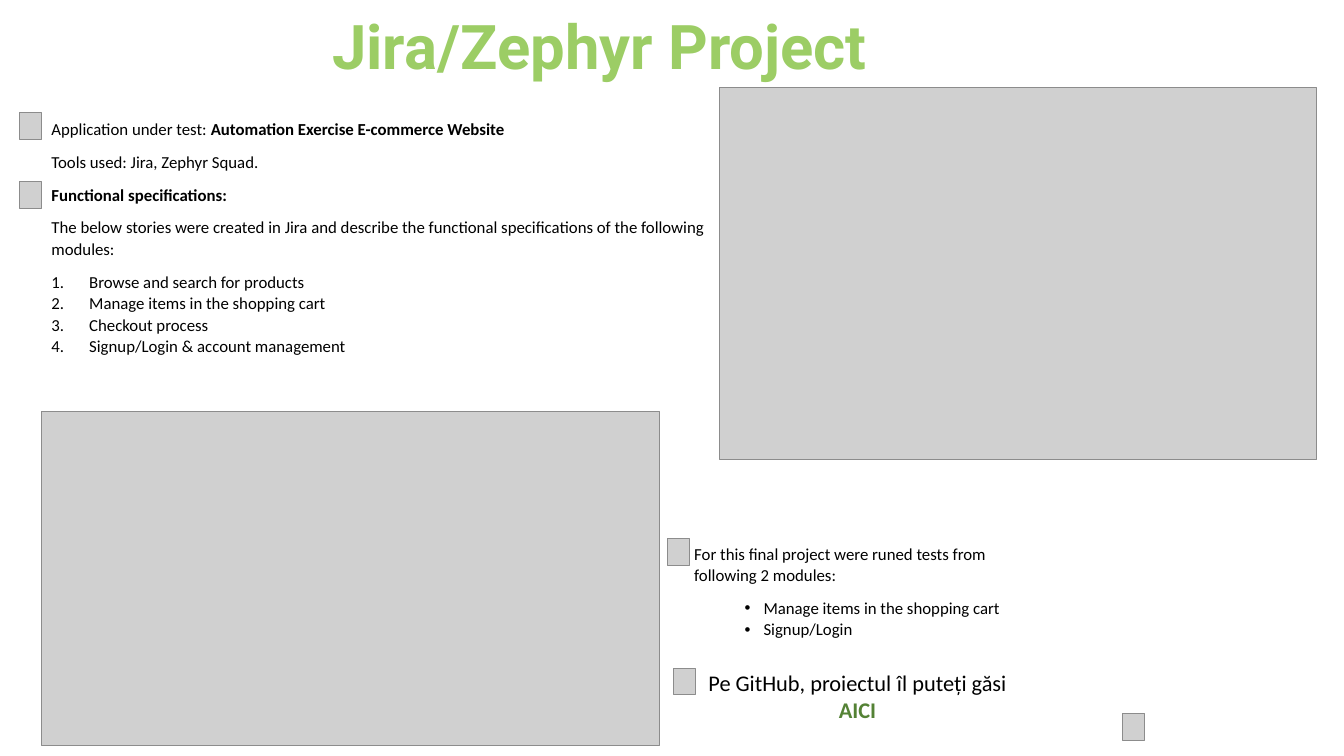
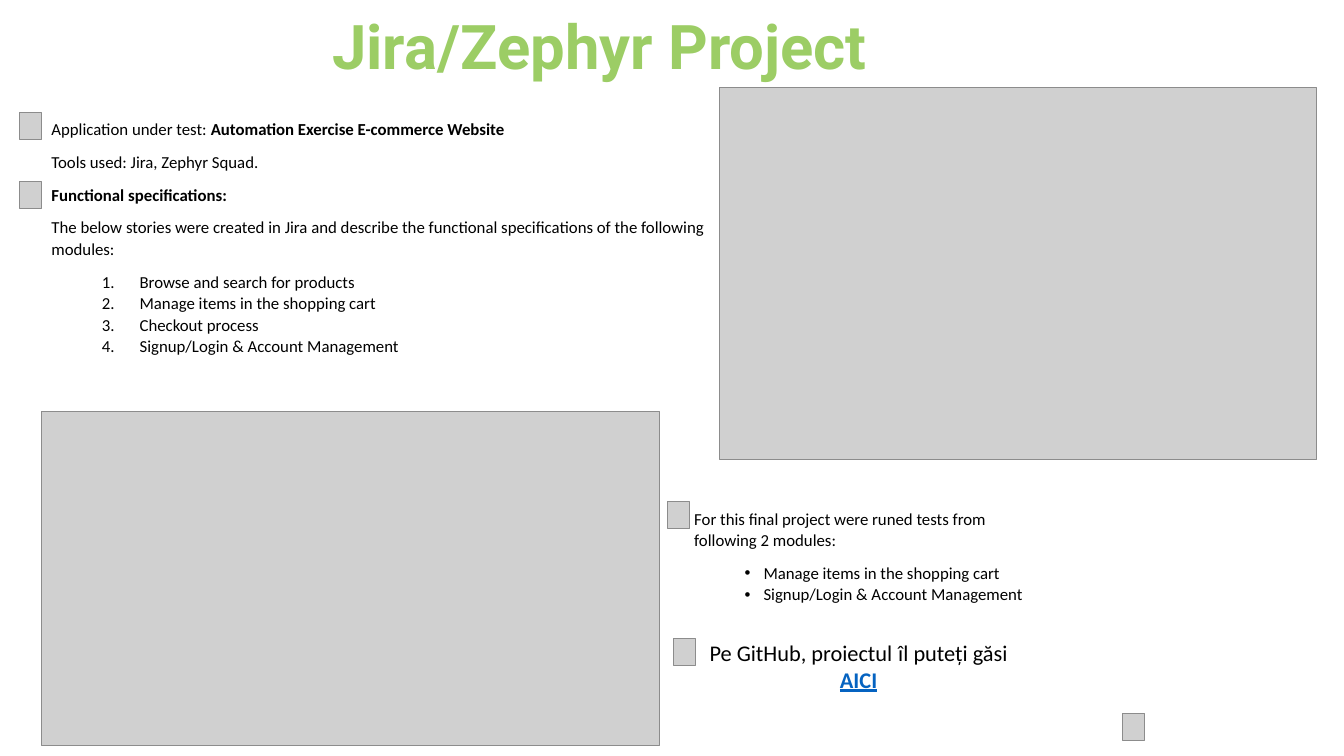
Before and after one commit to AlinT84/Testing-Project-for-Automation-Exercise-E-commerce-Website, a slide deck: slide 11 of Testing Project for Automation Exercise E-commerce Website.pptx. Drawn at 1344x756 pixels with LibreOffice and Linux fonts; fonts in the diff are those of the drawing; grey boxes stand for pictures; background and template pictures are left out. Boxes give left, top, right and bottom in pixels: in the first picture for what was removed or moved away, otherwise in the second. Text is boxed around its words. In the diff, an @@ line names an element or a change of style, - is before the commit and + after.

```diff
--- a/Testing Project for Automation Exercise E-commerce Website.pptx
+++ b/Testing Project for Automation Exercise E-commerce Website.pptx
@@ text at (x1=140, y1=276, x2=375, y2=334): list level 1 to 2 in "Browse and search for products"; list level 1 to 2 in "Manage items in the shopping ..."; list level 1 to 2 in "Checkout process" @@
@@ text at (x1=140, y1=340, x2=398, y2=355): text changed @@
-4. Signup/Login & account management
+  4. Signup/Login & Account Management
@@ picture moved from (x1=668, y1=538, x2=690, y2=566) to (x1=668, y1=502, x2=690, y2=529) @@
@@ text "For this final project were ..." moved from (x1=694, y1=548, x2=999, y2=638) to (x1=694, y1=513, x2=1022, y2=603) @@
@@ text at (x1=764, y1=588, x2=1022, y2=603): text changed @@
-  • Signup/Login
+  • Signup/Login & Account Management
@@ picture moved from (x1=674, y1=668, x2=695, y2=696) to (x1=674, y1=638, x2=695, y2=665) @@
@@ text "Pe GitHub, proiectul îl puteți ..." moved from (x1=708, y1=675, x2=1007, y2=718) to (x1=710, y1=645, x2=1008, y2=692) @@
@@ text "Pe GitHub, proiectul îl puteți ..." at (x1=710, y1=645, x2=1008, y2=692): text colour #548235 to #0563C1, underline on in "AICI" @@
```
Also in this commit, not shown: 2 other slides changed, 16 other files.
